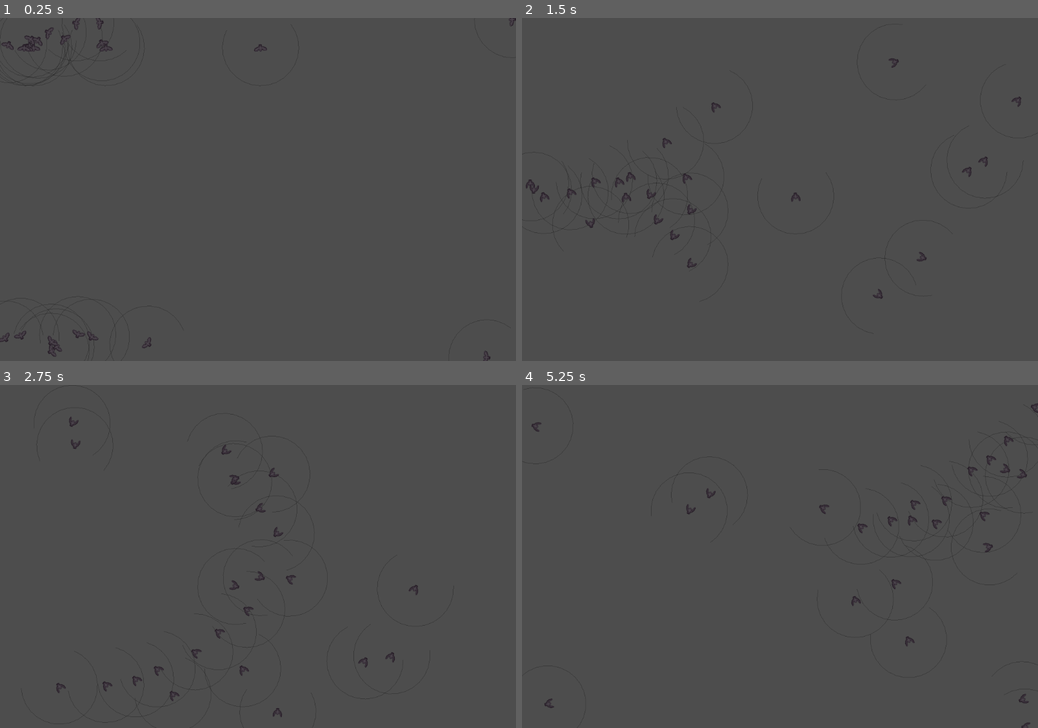
Above: before the commit, frames 1-4 (two rows, left to right).
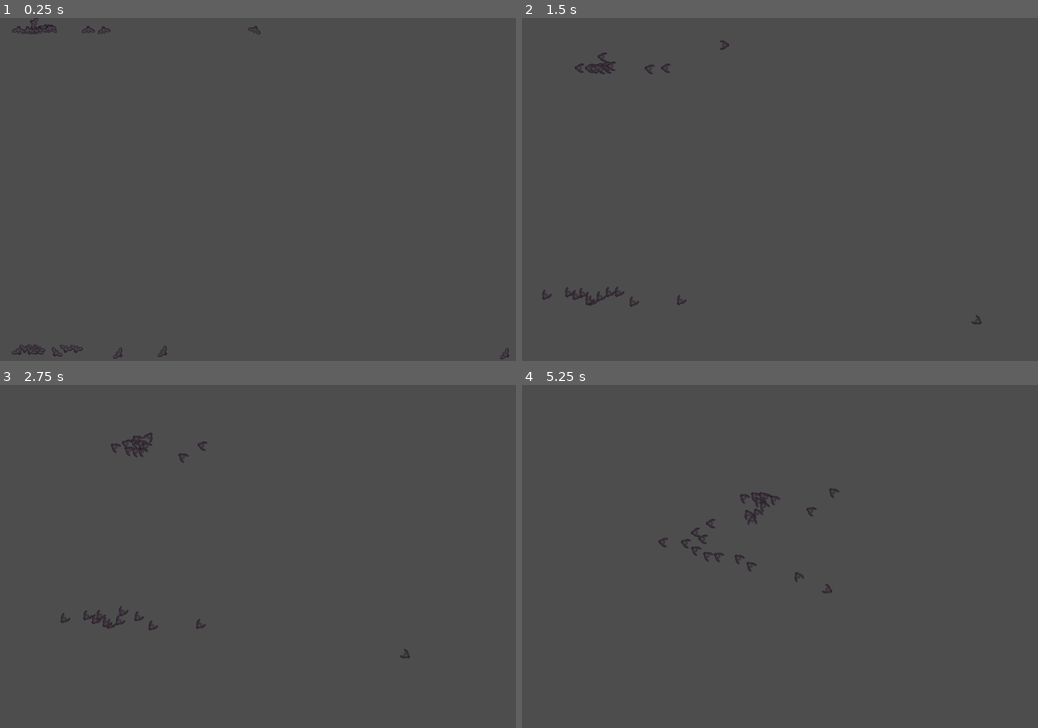
Above: after the commit, the same moments.

Repository: alex-semler/godot-boid-experiment
Game: Godot game, scene res://scenes/world.tscn
Two runs of this game, one before a commit and one after it. Both use one fixed random seed, a clock stepped at 60 frames per second and the inputs below.
Inputs:
- Up to frame 1 (0.25 s): no input
- Up to frame 2 (1.5 s): no input
- Up to frame 3 (2.75 s): no input
- Up to frame 4 (5.25 s): no input

The runs differ from the first frame. In frame 1, 0.7% of the frame differs, in the area x 0-100%, y 0-100%; in frame 2, 1.0%; in frame 3, 1.0%; in frame 4, 1.0%, in the area x 1-100%, y 5-100%.

Commit message:
improve force calculation

Diff:
--- a/scenes/world.gd
+++ /dev/null
@@ -1,3 +0,0 @@
-extends Node2D
-
-@export var settings: SimulationSettings
--- a/scenes/world.tscn
+++ b/scenes/world.tscn
@@ -1,6 +1,6 @@
 [gd_scene format=3 uid="uid://olqnp2ykox2u"]
 
-[ext_resource type="Script" uid="uid://bvleva7obujci" path="res://scenes/world.gd" id="1_4wyf3"]
+[ext_resource type="Script" uid="uid://bvleva7obujci" path="res://scripts/world.gd" id="1_4wyf3"]
 [ext_resource type="Script" uid="uid://cuwq20a4wri16" path="res://scripts/flock.gd" id="1_rwgxs"]
 [ext_resource type="Resource" uid="uid://jbyb2wlsyn1q" path="res://settings.tres" id="2_4wyf3"]
 
--- a/scripts/boid.gd
+++ b/scripts/boid.gd
@@ -15,15 +15,16 @@
 	sprite.play("flying")
 
 func _process(delta: float) -> void:
-	var combined_forces: Vector2 = get_combined_forces()
-	var speed = velocity.length()
-
-	velocity = (velocity + combined_forces).normalized() * speed
+	var acceleration: Vector2 = get_combined_forces()
+	velocity += acceleration * delta
+	var speed: float = velocity.length()
+	var normalized_speed: float = clamp(speed, settings.speed_range.x, settings.speed_range.y)
+	var direction: Vector2 = velocity.normalized()
+	velocity = direction * normalized_speed
 
 	position += (velocity * delta)
 	position.x = fposmod(position.x, viewport_size.x)
 	position.y = fposmod(position.y, viewport_size.y)
-
 	rotation = velocity.angle() + PI/2
 
 func get_combined_forces() -> Vector2:
@@ -38,7 +39,7 @@
 	var alignment: Vector2 = alignment_force(n_velocities)
 	var cohesion: Vector2 = cohesion_force(n_positions)
 
-	return separation + alignment + cohesion
+	return (separation + alignment + cohesion) * perception_radius
 
 func get_neighbors() -> Array[Boid]:
 	var within_range: Array[Area2D] = get_overlapping_areas()
@@ -58,21 +59,22 @@
 		var distance: float = global_position.distance_to(p) / perception_radius
 		var force_component: Vector2 = (p - global_position).normalized() / (distance * distance)
 		force -= force_component
-	return force.limit_length(settings.separation_weight * settings.max_force)
+	return steer_towards(force) * settings.separation_weight
 
 func alignment_force(neighbor_velocities: PackedVector2Array) -> Vector2:
-	if neighbor_velocities.is_empty():
-		return Vector2.ZERO
-	var sum: Vector2 = Vector2.ZERO
-	for v: Vector2 in neighbor_velocities:
-		sum += v
-	return (sum / len(neighbor_velocities)).limit_length(settings.alignment_weight * settings.max_force)
+	var average_velocity: Vector2 = average_vectors(neighbor_velocities)
+	return steer_towards(average_velocity) * settings.alignment_weight
 
 func cohesion_force(neighbor_positions: PackedVector2Array) -> Vector2:
-	if neighbor_positions.is_empty():
+	var center_of_mass: Vector2 = average_vectors(neighbor_positions)
+	return steer_towards(center_of_mass - global_position) * settings.cohesion_weight
+
+func average_vectors(vectors: Array[Vector2]) -> Vector2:
+	if vectors.is_empty():
 		return Vector2.ZERO
-	var sum: Vector2 = Vector2.ZERO
-	for p: Vector2 in neighbor_positions:
-		sum += p
-	var average_position: Vector2 = sum / len(neighbor_positions)
-	return (average_position - global_position).limit_length(settings.cohesion_weight * settings.max_force)
+	var sum: Vector2 = vectors.reduce(func(acc, v): return acc + v, Vector2.ZERO)
+	return sum / vectors.size()
+
+func steer_towards(target: Vector2) -> Vector2:
+	var steering_motion: Vector2 = target.normalized() * settings.speed_range.x - velocity
+	return steering_motion.limit_length(settings.max_force)
--- a/scripts/simulation_settings.gd
+++ b/scripts/simulation_settings.gd
@@ -5,7 +5,8 @@
 @export var flock_size: int = 20
 
 @export_group("Boid Settings")
-@export var initial_speed: Vector2 = Vector2(100, 250)
+@export var initial_speed: Vector2 = Vector2(150, 200)
+@export var speed_range:   Vector2 = Vector2(100, 250)
 @export_range(0, 360) var fov_angle: int = 120
 @export_range(0.0, 1.0) var separation_weight: float = 0.5
 @export_range(0.0, 1.0) var alignment_weight: float = 0.5
--- a/scripts/visualizer/fov.gd
+++ b/scripts/visualizer/fov.gd
@@ -8,7 +8,7 @@
 func _draw():
 	var angle: float = deg_to_rad(settings.fov_angle)
 	var radius: int = field_of_view.shape.radius
-	var opacity = settings.fov_opacity
+	var opacity: int = settings.fov_opacity
 	draw_arc(
 	position,
 	radius,
--- a/settings.tres
+++ b/settings.tres
@@ -5,7 +5,9 @@
 [resource]
 script = ExtResource("1_krfic")
 flock_size = 25
-initial_speed = Vector2(245, 250)
-fov_angle = 245
-fov_opacity = 68
+initial_speed = Vector2(10, 20)
+fov_angle = 278
+separation_weight = 0.55
+cohesion_weight = 0.4
+fov_opacity = 0
 metadata/_custom_type_script = "uid://vb7ni6utx3m5"
Not shown, removed: scenes/world.gd.uid
